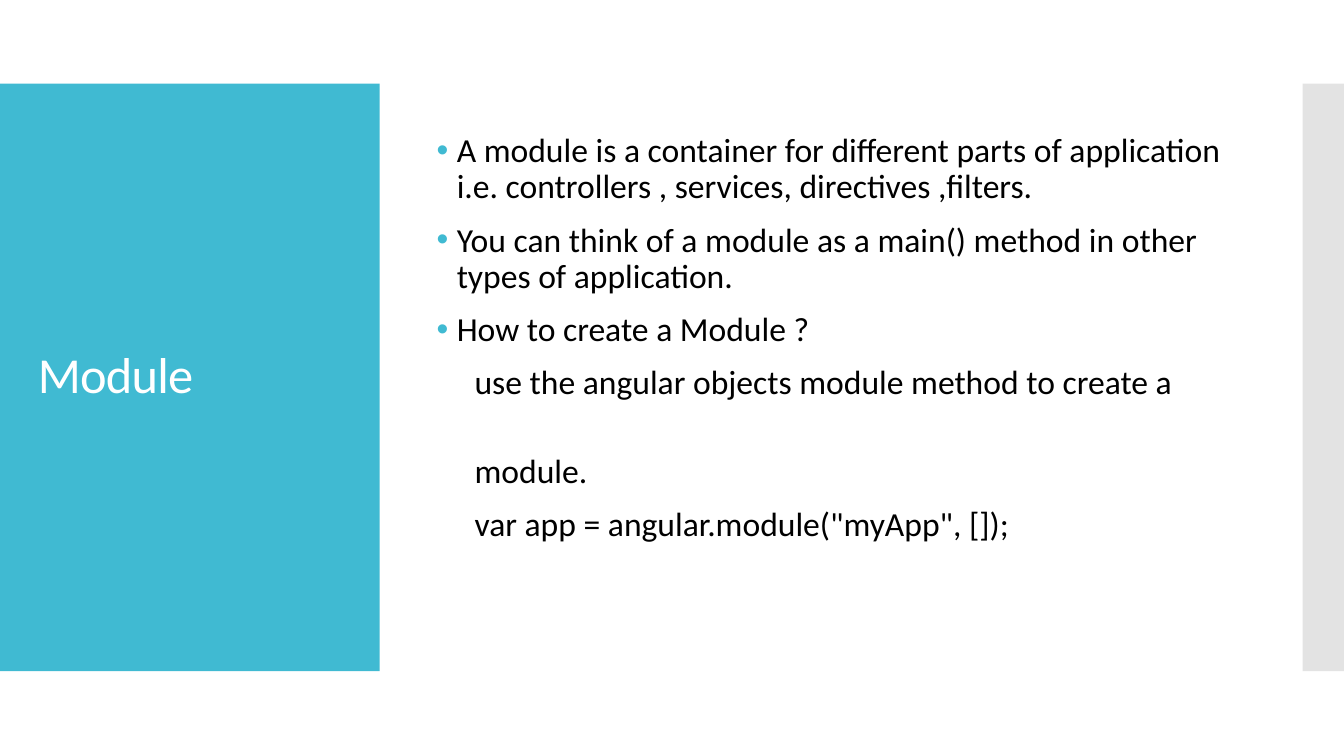
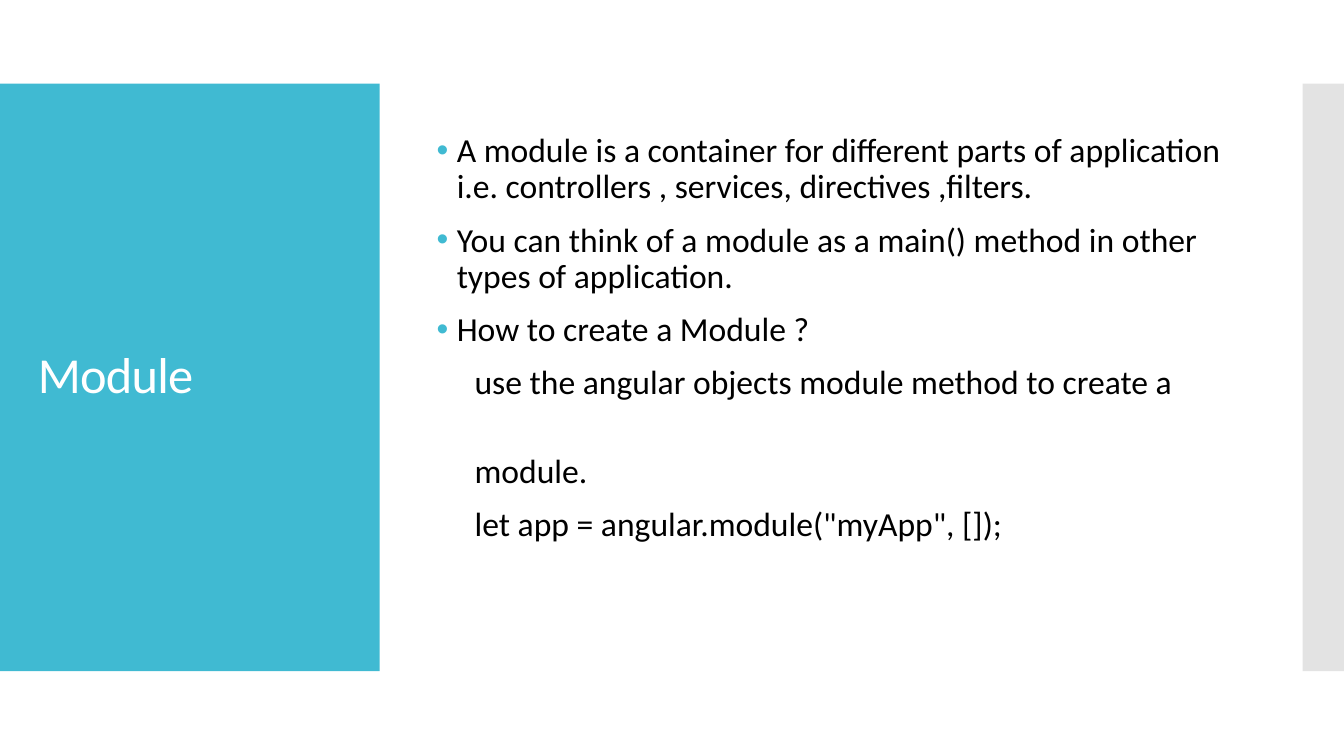
Before and after one commit to webelf000/angular_sample_app, a slide deck: slide 7 of Angular JS - Workshop.pptx. Drawn at 1344x756 pixels with LibreOffice and Linux fonts; fonts in the diff are those of the drawing. Boxes give left, top, right and bottom in pixels: in the first picture for what was removed or moved away, otherwise in the second. Text is boxed around its words. In the diff, an @@ line names an element or a change of style, - is before the commit and + after.

```diff
--- a/Angular JS - Workshop.pptx
+++ b/Angular JS - Workshop.pptx
@@ text at box(475, 511, 955, 542): text changed @@
-var app = angular.module("myApp", []);
+let app = angular.module("myApp", []);
```
Also in this commit, not shown: 3 other slides changed, 1 slide added.
